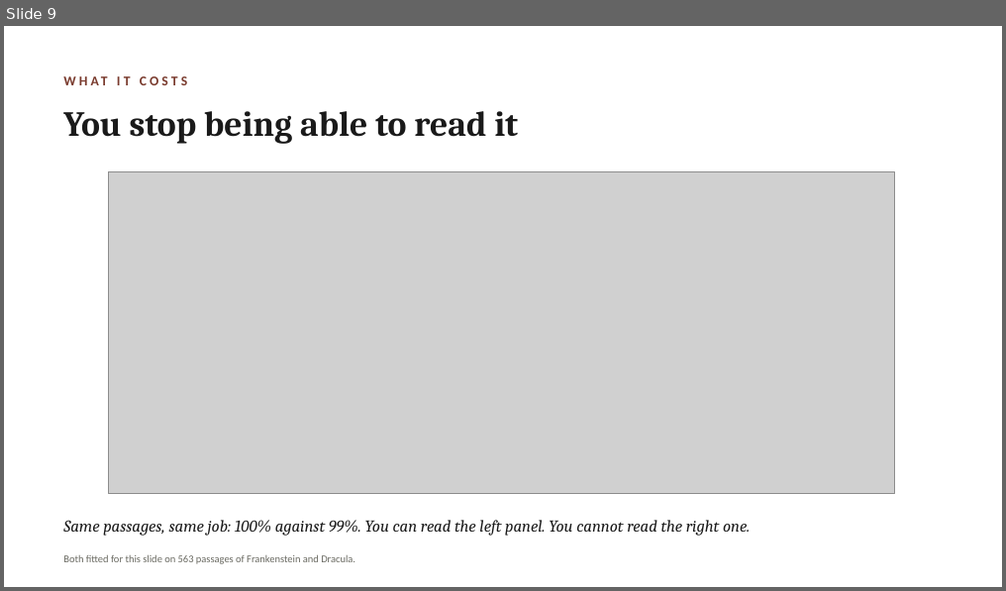
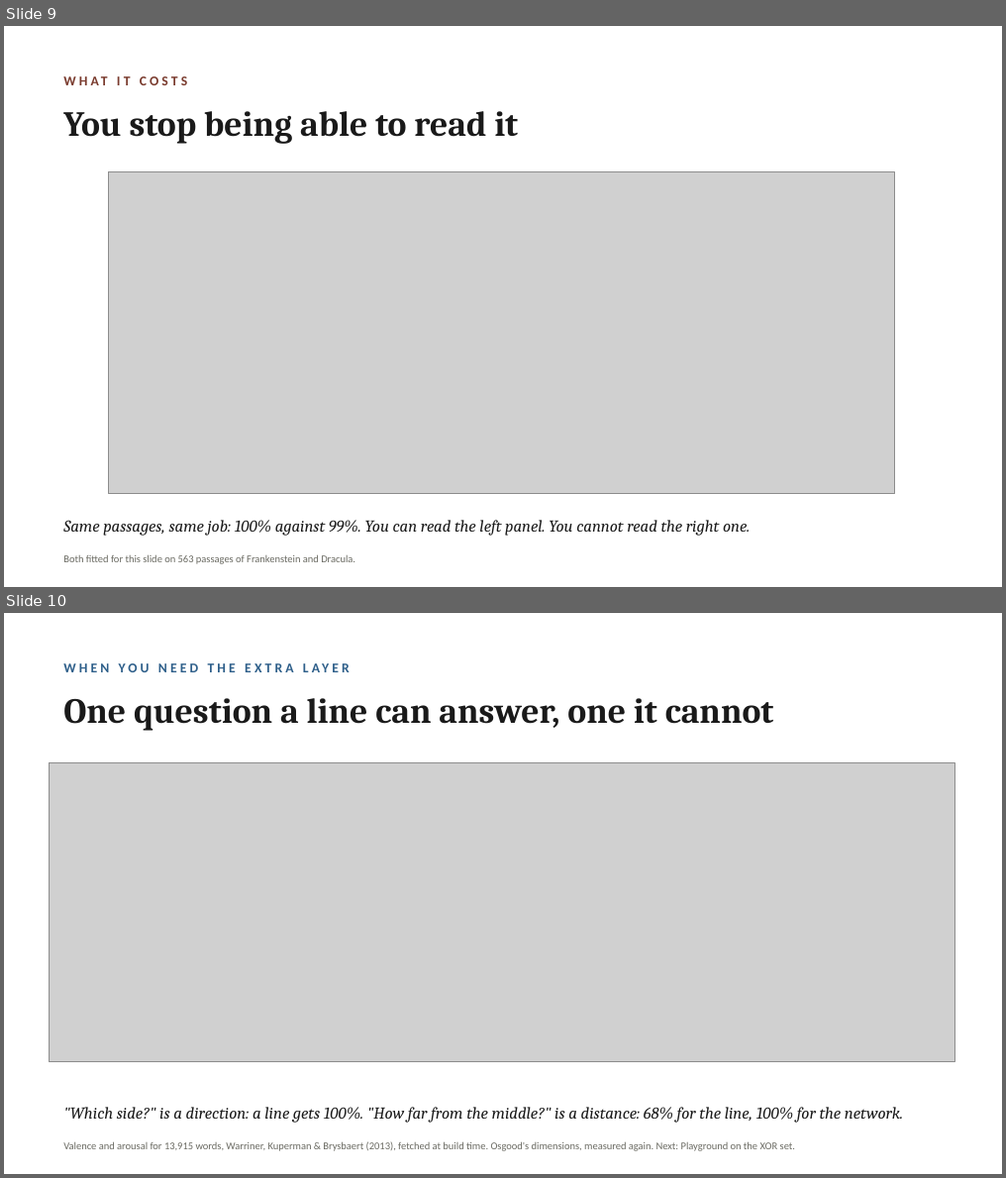
Before and after one commit to lucianli123/culture-as-data-2026, a slide deck: slides/week-04-lecture-draft.pptx. Shown one above the other, each under a label of ours: slide 9 before the commit, slides 9 and 10 after it. The pictures are 1006x591 and 1006x1178 pixels, drawn with LibreOffice and Linux fonts; fonts in the diff are those of the drawing; grey boxes stand for pictures. Boxes give left, top, right and bottom in pixels: in the first picture for what was removed or moved away, otherwise in the second. Text is boxed around its words. In the diff, an @@ line names an element or a change of style, - is before the commit and + after.

```diff
--- a/slides/week-04-lecture-draft.pptx
+++ b/slides/week-04-lecture-draft.pptx
@@ slide 10 added at (4,613,1002,1174), background #FFFFFF @@
@@ text added at (56,655,918,680), 13 pt, text #2E5F8A, bold @@
+WHEN YOU NEED THE EXTRA LAYER
@@ text added at (63,698,774,731), 34 pt, text #1A1A1A, bold @@
+One question a line can answer, one it cannot
@@ picture added at (49,762,954,1062) @@
@@ text added at (63,1107,903,1123), 16 pt, text #1A1A1A, italic @@
+"Which side?" is a direction: a line gets 100%. "How far from the middle?" is a distance: 68% for the line, 100% for the network.
@@ text added at (63,1142,795,1152), 10 pt, text #6B6B63 @@
+Valence and arousal for 13,915 words, Warriner, Kuperman & Brysbaert (2013), fetched at build time. Osgood's dimensions, measured again. Next: Playground on the XOR set.
```
Also in this commit, not shown: 1 slide changed, 1 slide removed, 8 other files.
